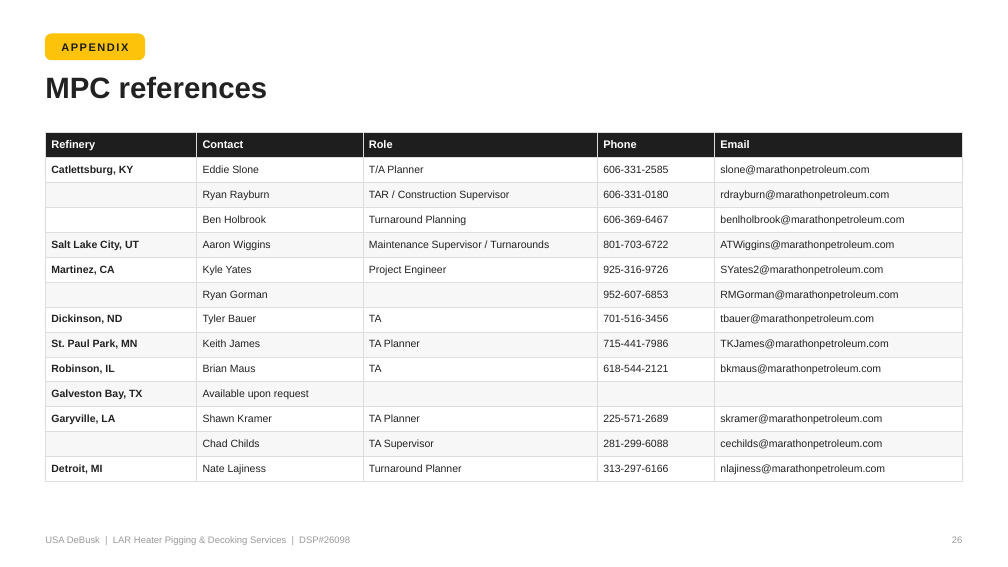
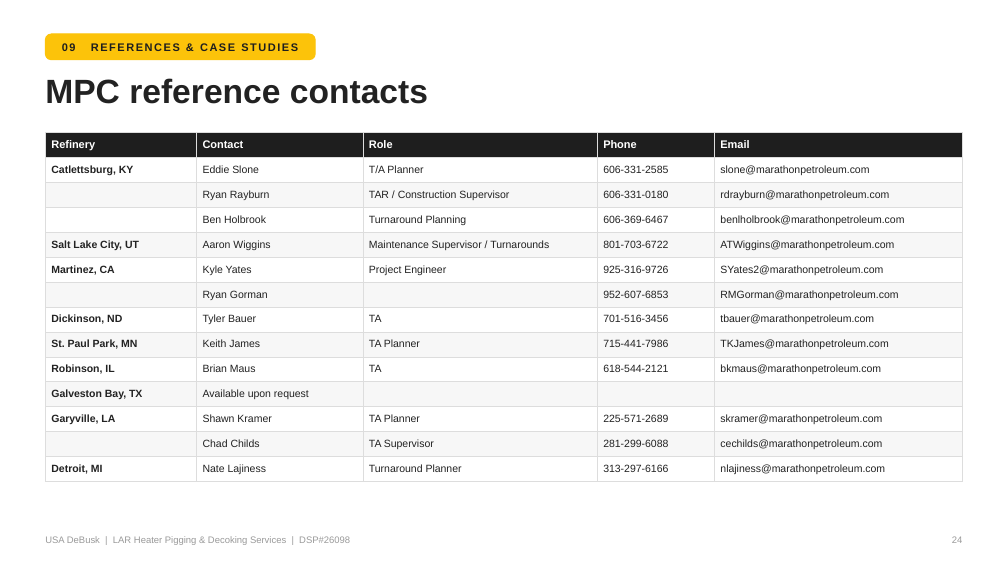
Before and after one commit to TheSkinz/obsidian-work, a slide deck: slide 24 of 02-facilities/Marathon/Carson-CA/DSP26098-technical-presentation/LAR_Technical_Proposal_Presentation.pptx (slide 26 before the commit). Drawn at 1008x567 pixels with LibreOffice and Linux fonts; fonts in the diff are those of the drawing. Boxes give left, top, right and bottom in pixels: in the first picture for what was removed or moved away, otherwise in the second. Text is boxed around its words. In the diff, an @@ line names an element or a change of style, - is before the commit and + after.

```diff
--- a/02-facilities/Marathon/Carson-CA/DSP26098-technical-presentation/LAR_Technical_Proposal_Presentation.pptx
+++ b/02-facilities/Marathon/Carson-CA/DSP26098-technical-presentation/LAR_Technical_Proposal_Presentation.pptx
@@ rounded rectangle resized from (x1=45, y1=34, x2=144, y2=60) to (x1=45, y1=34, x2=315, y2=60) @@
@@ text removed at (x1=61, y1=43, x2=128, y2=51) @@
-APPENDIX
@@ text added at (x1=62, y1=43, x2=298, y2=51), 10.5 pt, text #1E1E1E, bold @@
+09 REFERENCES & CASE STUDIES
@@ text at (x1=45, y1=78, x2=428, y2=104): text changed; size 28 to 32 pt @@
-MPC references
+MPC reference contacts
```
Also in this commit, not shown: 13 other slides changed, 4 other files.
